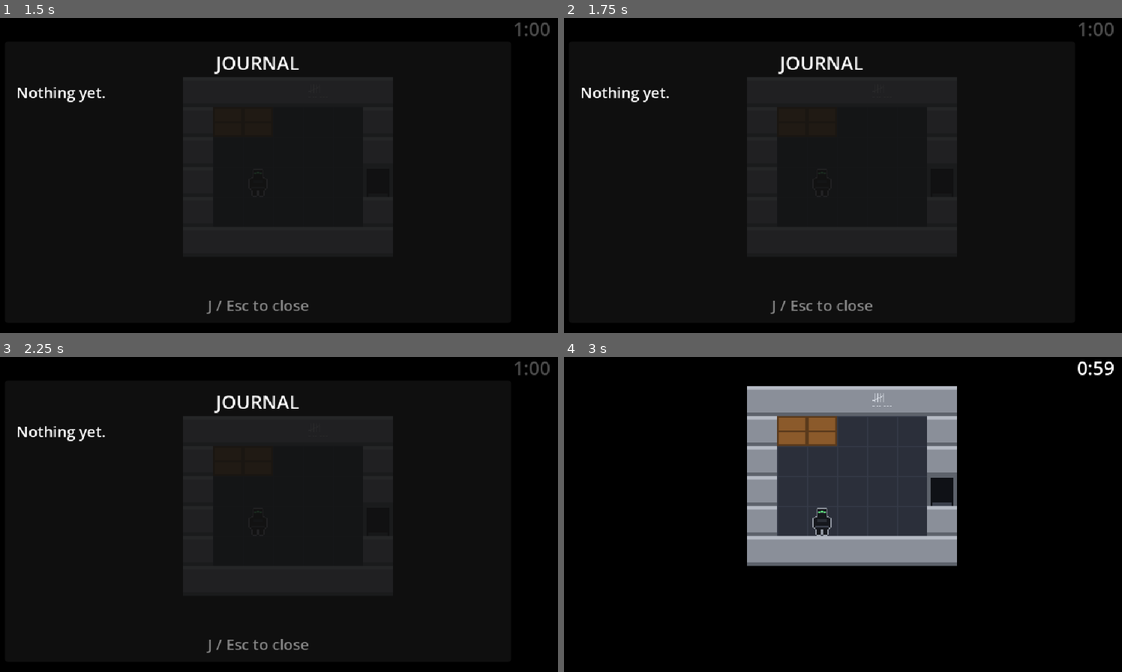
Above: before the commit, frames 1-4 (two rows, left to right).
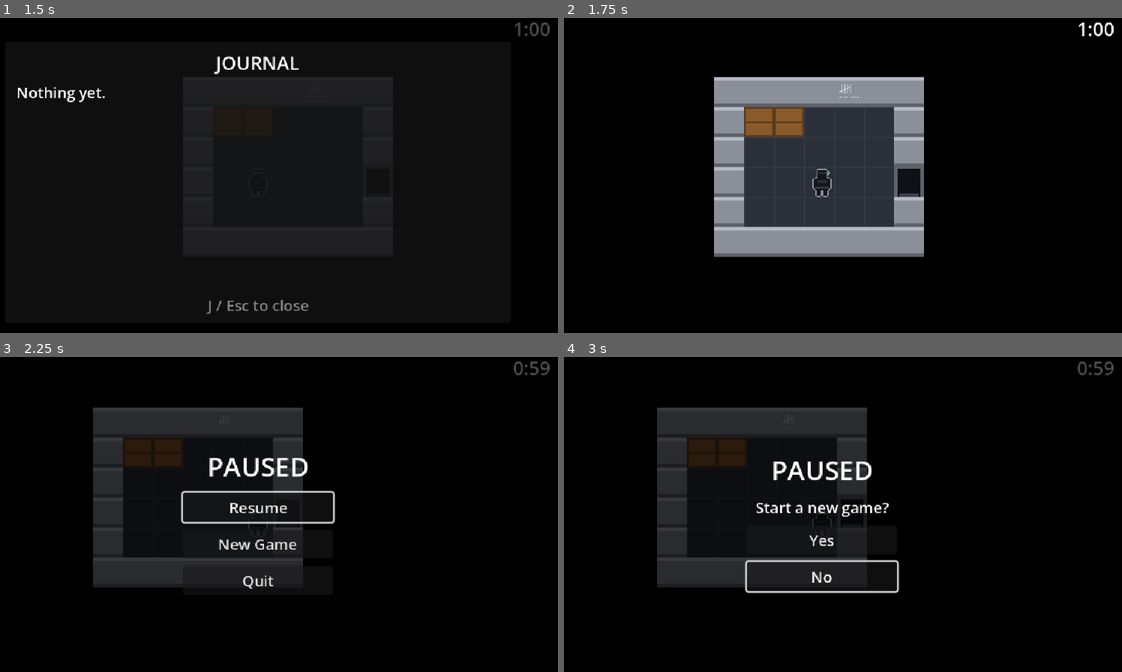
Above: after the commit, the same moments.

Repository: fabiomix/gmtk-2026
Game: Godot game, scene res://main/main.tscn
The game is run twice, just before and just after one commit, with the same random seed, the same clock (stepped at 60 frames per second) and the same inputs.
Inputs (mouse positions are in pixels of both pictures, inside the frame that each line leads up to):
- Up to frame 1 (1.5 s): click "Continue" at 0.5 s; tap Enter at 1.25 s; move the mouse to (390, 166) at 1.27 s; hold D (move_right) from 1.28 s (still down); hold J (journal) from 1.28 s (still down); click (390, 166) at 1.42 s
- Up to frame 2 (1.75 s): keep holding D (move_right); keep holding J (journal); tap P at 1.55 s
- Up to frame 3 (2.25 s): move the mouse to (139, 539) at 2.02 s; release D (move_right) at 2.03 s; release J (journal) at 2.03 s; hold S (move_down) from 2.03 s (still down); tap P at 2.1 s
- Up to frame 4 (3 s): tap Tab at 2.3 s; release S (move_down) at 2.75 s; click (820, 542) at 2.75 s, where only the run after the commit has a clickable "New Game"

Frame 1 is identical in both runs. In frame 2, 24% of the frame differs, in the area x 3-99%, y 1-95%; in frame 3, 13%; in frame 4, 28%, in the area x 16-99%, y 1-75%.

Commit message:
Web export: preset, icon, version 0.1.0, web-friendly keys
Co-Authored-By: Claude Opus 5.5 <noreply@anthropic.com>

Diff:
--- a/project.godot
+++ b/project.godot
@@ -11,8 +11,10 @@
 [application]
 
 config/name="Project GLASSWING"
+config/version="0.1.0"
 run/main_scene="res://main/main.tscn"
 config/features=PackedStringArray("4.7", "GL Compatibility")
+config/icon="res://assets/icon.png"
 
 [autoload]
 
@@ -68,6 +70,7 @@
 pause={
 "deadzone": 0.2,
 "events": [Object(InputEventKey,"resource_local_to_scene":false,"resource_name":"","device":-1,"window_id":0,"alt_press …(195 unchanged characters)…
+, Object(InputEventKey,"resource_local_to_scene":false,"resource_name":"","device":-1,"window_id":0,"alt_pressed":false,"shift_pressed":false,"ctrl_pressed":false,"meta_pressed":false,"pressed":false,"keycode":0,"physical_keycode":80,"key_label":0,"unicode":0,"location":0,"echo":false,"script":null)
 ]
 }
 
--- a/tests/test_timer.gd
+++ b/tests/test_timer.gd
@@ -13,6 +13,10 @@
 	var timer_label: Label = main.get_node("HUD").get_node("%TimerLabel")
 	var pause_menu: CanvasLayer = main.get_node("PauseMenu")
 	var capture_screen: CanvasLayer = main.get_node("CaptureScreen")
+
+	# Keys: P pauses too (Esc leaves fullscreen in browsers), J and Tab open the journal.
+	check("pause keys", action_keys(&"pause"), [KEY_ESCAPE, KEY_P])
+	check("journal keys", action_keys(&"journal"), [KEY_J, KEY_TAB])
 
 	# Countdown runs in real time: 60 physics ticks = 1 second.
 	check("run lasts 60 s", run_manager.run_duration, 60.0)
@@ -69,3 +73,11 @@
 	check("Esc doesn't open the pause menu on the capture screen", pause_menu.visible, false)
 	check("still paused", paused, true)
 	check("still captured only once", captured_count, 1)
+
+
+func action_keys(action: StringName) -> Array:
+	var keys := []
+	for event in InputMap.action_get_events(action):
+		if event is InputEventKey:
+			keys.append(event.physical_keycode)
+	return keys
--- a/tools/gen_placeholder_art.gd
+++ b/tools/gen_placeholder_art.gd
@@ -36,6 +36,7 @@
 	_evacuation_plan()
 	_clipboard()
 	_memo()
+	_icon()
 	quit()
 
 
@@ -273,3 +274,19 @@
 	for y in [13, 16, 19]:
 		img.fill_rect(Rect2i(12, y, 8, 1), Color("8a8f99"))
 	img.save_png("res://assets/sprites/memo.png")
+
+
+## Game icon: the spy's tri-lens night-vision goggles, drawn at 32x32 and
+## scaled x4 without filtering (128x128, crisp pixels).
+func _icon() -> void:
+	var img := Image.create(32, 32, false, Image.FORMAT_RGBA8)
+	img.fill_rect(Rect2i(1, 1, 30, 30), Color("2b2f3a"))     # background
+	img.fill_rect(Rect2i(7, 4, 18, 26), STEALTH)             # balaclava
+	img.fill_rect(Rect2i(5, 12, 22, 7), GOGGLES)             # goggle band
+	for lens in [Rect2i(7, 13, 5, 5), Rect2i(20, 13, 5, 5), Rect2i(13, 9, 6, 6)]:
+		img.fill_rect(lens.grow(1), Color("1b1e24"))          # lens rim
+		img.fill_rect(lens, LENS)
+		img.set_pixelv(lens.position, Color("c8ffd5"))        # glint
+	_outline(img, Rect2i(1, 1, 30, 30), OUTLINE)
+	img.resize(128, 128, Image.INTERPOLATE_NEAREST)
+	img.save_png("res://assets/icon.png")
--- a/ui/escape_screen.gd
+++ b/ui/escape_screen.gd
@@ -20,6 +20,8 @@
 	hide()
 	_new_game_button.pressed.connect(_on_new_game_pressed)
 	_quit_button.pressed.connect(get_tree().quit)
+	# In a browser the game can't close itself: the player closes the tab.
+	_quit_button.visible = not OS.has_feature("web")
 
 
 func open() -> void:
--- a/ui/pause_menu.gd
+++ b/ui/pause_menu.gd
@@ -22,6 +22,8 @@
 	_resume_button.pressed.connect(close)
 	_new_game_button.pressed.connect(_show_confirm.bind(true))
 	_quit_button.pressed.connect(get_tree().quit)
+	# In a browser the game can't close itself: the player closes the tab.
+	_quit_button.visible = not OS.has_feature("web")
 	_yes_button.pressed.connect(_on_yes_pressed)
 	_no_button.pressed.connect(_show_confirm.bind(false))
 
Binary file added: assets/icon.png
Not shown, added: assets/icon.png.import
Not shown, added: export_presets.cfg
